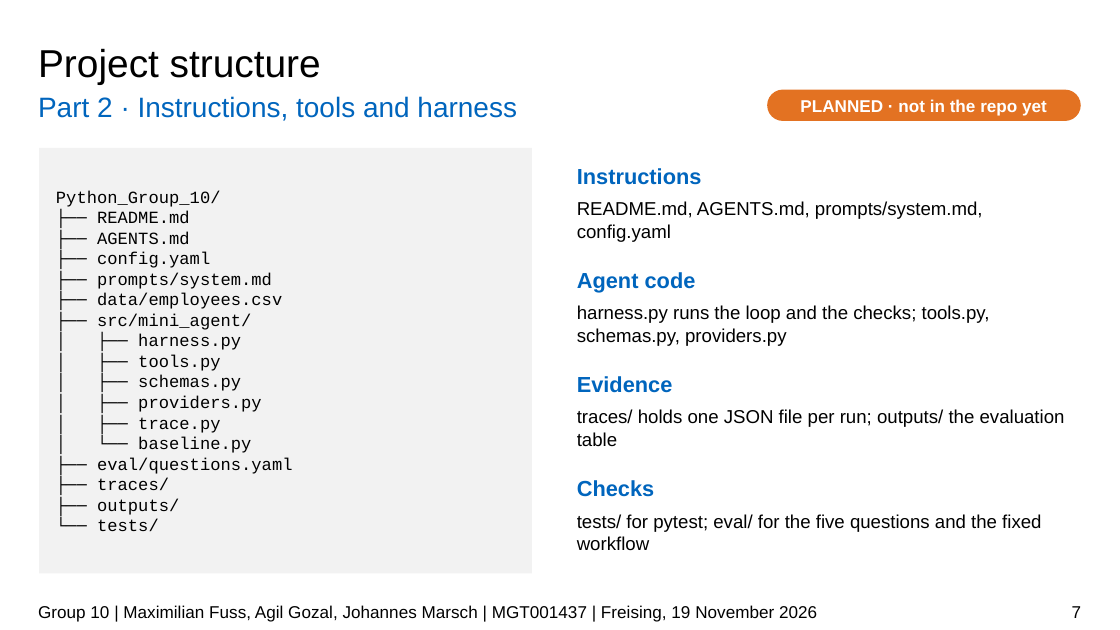
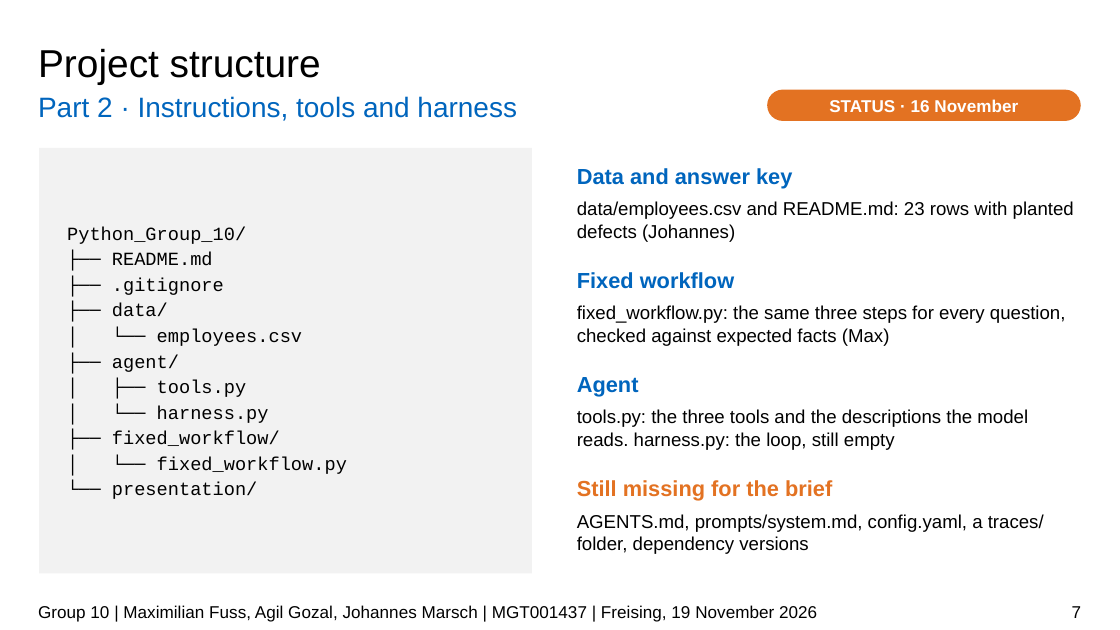
Before and after one commit to JPMarsch/Python_Group_10, a slide deck: slide 7 of presentation/G10_presentation_draft.pptx. Drawn at 1120x630 pixels with LibreOffice and Linux fonts; fonts in the diff are those of the drawing; background and template pictures are left out. Boxes give left, top, right and bottom in pixels: in the first picture for what was removed or moved away, otherwise in the second. Text is boxed around its words. In the diff, an @@ line names an element or a change of style, - is before the commit and + after.

```diff
--- a/presentation/G10_presentation_draft.pptx
+++ b/presentation/G10_presentation_draft.pptx
@@ text in rounded rectangle at (829, 99, 1018, 112): text changed @@
-PLANNED · not in the repo yet
+STATUS · 16 November
@@ text at (577, 168, 792, 188): text changed @@
-Instructions
+Data and answer key
@@ text at (577, 201, 1074, 242): text changed @@
-README.md, AGENTS.md, prompts/system.md, config.yaml
+data/employees.csv and README.md: 23 rows with planted defects (Johannes)
@@ text in rectangle at (67, 227, 247, 397): size 11 to 12 pt in "Python_Group_10/", "├── README.md", "│ ├── tools.py"; more space between paragraphs @@
@@ text in rectangle at (112, 278, 302, 372): text changed; size 11 to 12 pt @@
-├── AGENTS.md
-├── config.yaml
-├── prompts/system.md
-├── data/employees.csv
-├── src/mini_agent/
-│ ├── harness.py
+├── .gitignore
+├── data/
+│ └── employees.csv
+├── agent/
@@ text at (577, 272, 734, 289): text changed @@
-Agent code
+Fixed workflow
@@ text at (577, 305, 1066, 346): text changed @@
-harness.py runs the loop and the checks; tools.py, schemas.py, providers.py
+fixed_workflow.py: the same three steps for every question, checked against expected facts (Max)
@@ text at (577, 377, 639, 397): text changed @@
-Evidence
+Agent
@@ text in rectangle at (112, 406, 347, 499): text changed; size 11 to 12 pt @@
-│ ├── schemas.py
-│ ├── providers.py
-│ ├── trace.py
-│ └── baseline.py
-├── eval/questions.yaml
-├── traces/
-├── outputs/
-└── tests/
+│ └── harness.py
+├── fixed_workflow/
+│ └── fixed_workflow.py
+└── presentation/
@@ text at (577, 409, 1028, 450): text changed @@
-traces/ holds one JSON file per run; outputs/ the evaluation table
+tools.py: the three tools and the descriptions the model reads. harness.py: the loop, still empty
@@ text at (577, 480, 832, 501): text changed; text colour #0065BD to #E37222 @@
-Checks
+Still missing for the brief
@@ text at (577, 514, 1044, 554): text changed @@
-tests/ for pytest; eval/ for the five questions and the fixed workflow
+AGENTS.md, prompts/system.md, config.yaml, a traces/ folder, dependency versions
```
Also in this commit, not shown: 13 other slides changed.
